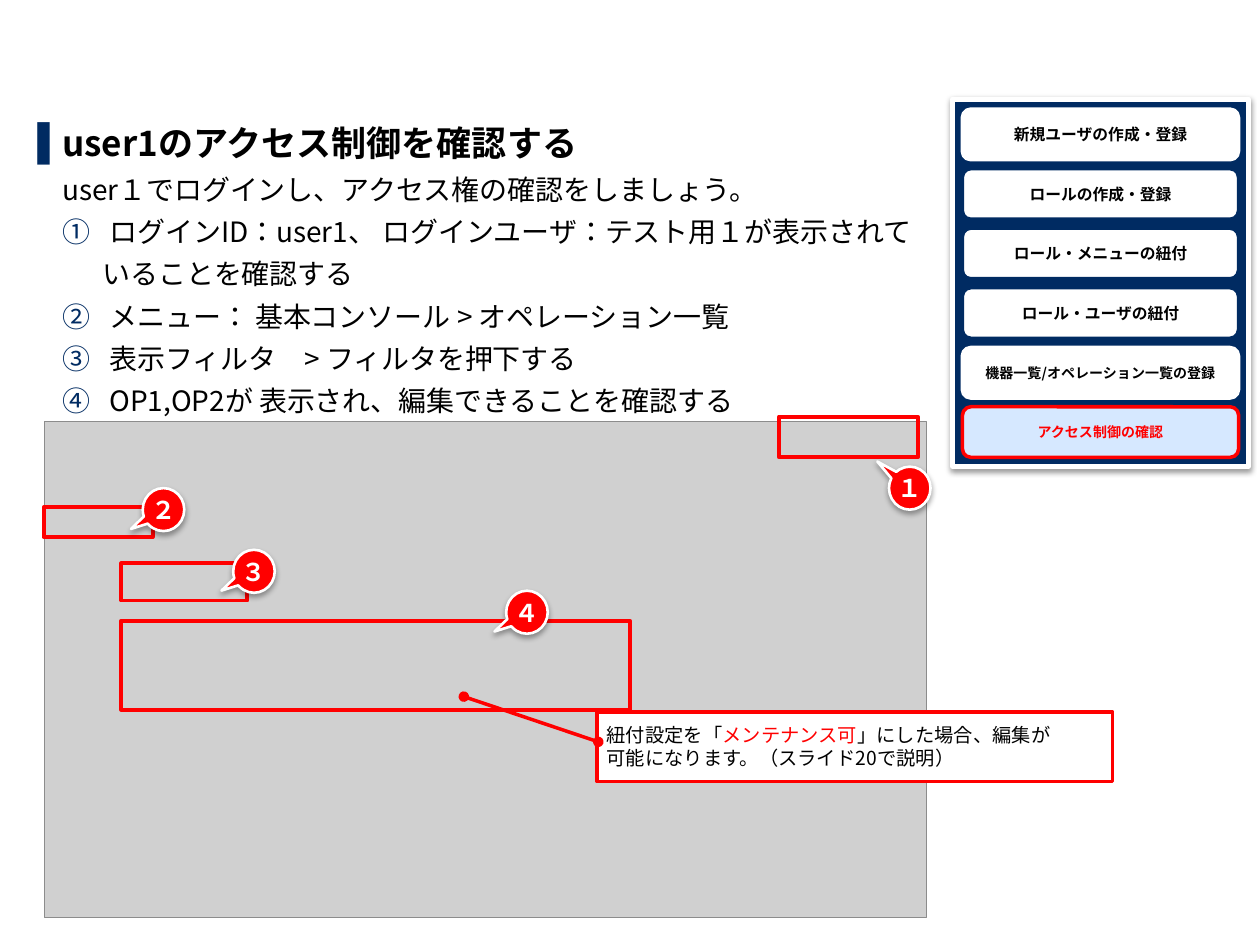
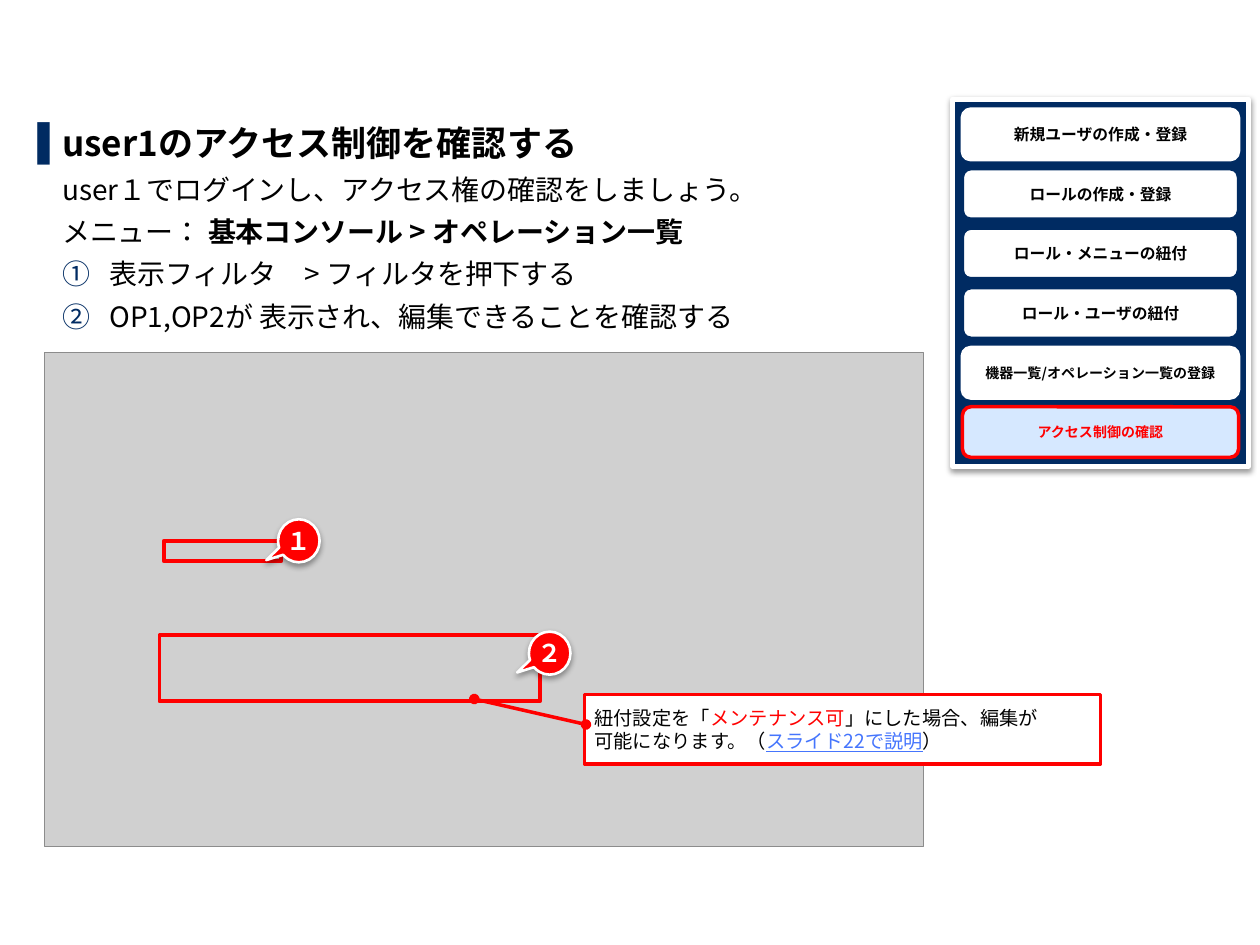
Before and after one commit to exastro-suite/it-automation-docs, a slide deck: slide 19 of asset/Learn_ja/ITA-base_practice_ja.pptx (slide 17 before the commit). Drawn at 1260x945 pixels with LibreOffice and Linux fonts; fonts in the diff are those of the drawing; grey boxes stand for pictures; background and template pictures are left out. Boxes give left, top, right and bottom in pixels: in the first picture for what was removed or moved away, otherwise in the second. Text is boxed around its words. In the diff, an @@ line names an element or a change of style, - is before the commit and + after.

```diff
--- a/asset/Learn_ja/ITA-base_practice_ja.pptx
+++ b/asset/Learn_ja/ITA-base_practice_ja.pptx
@@ text at (62, 218, 733, 332): bold on in "基本コンソール > オペレーション一覧"; bullet circleNumDbPlain to none @@
@@ text at (103, 218, 911, 287): paragraphs removed @@
-1. ログインID：user1、 ログインユーザ：テスト用１が表示されて
-いることを確認する
@@ title at (62, 303, 90, 330): text changed @@
-2.8 アクセス制御の確認(3/9)
+2.8 アクセス制御の確認(5/12)
@@ picture: place and size @@
-picture at (44, 422, 926, 919)
+picture at (44, 353, 924, 847)
@@ rectangle removed at (779, 417, 917, 457) @@
@@ rectangle removed at (44, 508, 154, 538) @@
@@ speech bubble "１" at (278, 519, 320, 562): proportions changed @@
@@ speech bubble "１": place and size @@
-speech bubble "１" at (890, 466, 931, 509)
+speech bubble "１" at (278, 519, 320, 562)
@@ rectangle: place and size @@
-rectangle at (121, 563, 247, 601)
+rectangle at (164, 541, 281, 561)
@@ speech bubble removed at (233, 549, 275, 592) @@
-３
@@ speech bubble removed at (507, 591, 548, 634) @@
-４
@@ rectangle: place and size @@
-rectangle at (121, 621, 630, 711)
+rectangle at (160, 635, 541, 701)
@@ speech bubble "２": place and size @@
-speech bubble "２" at (142, 488, 184, 530)
+speech bubble "２" at (529, 631, 571, 674)
@@ border callout "紐付設定を「メンテナンス可」にした場合、編集が": place and size @@
-border callout "紐付設定を「メンテナンス可」にした場合、編集が" at (597, 712, 1114, 781)
+border callout "紐付設定を「メンテナンス可」にした場合、編集が" at (585, 694, 1101, 764)
@@ border callout "紐付設定を「メンテナンス可」にした場合、編集が" at (585, 694, 1101, 764): proportions changed @@
@@ text in border callout at (594, 731, 942, 752): text changed @@
-可能になります。（スライド20で説明）
+可能になります。（スライド22で説明）
```
Also in this commit, not shown: 32 other slides changed, 6 slides added, 3 other files.
